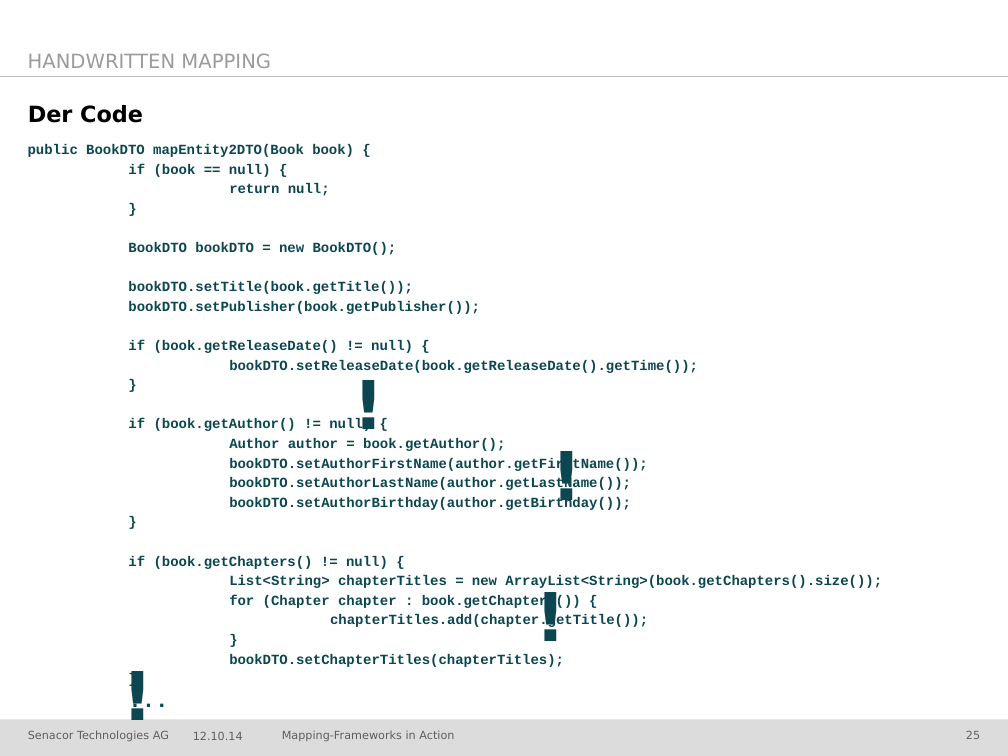
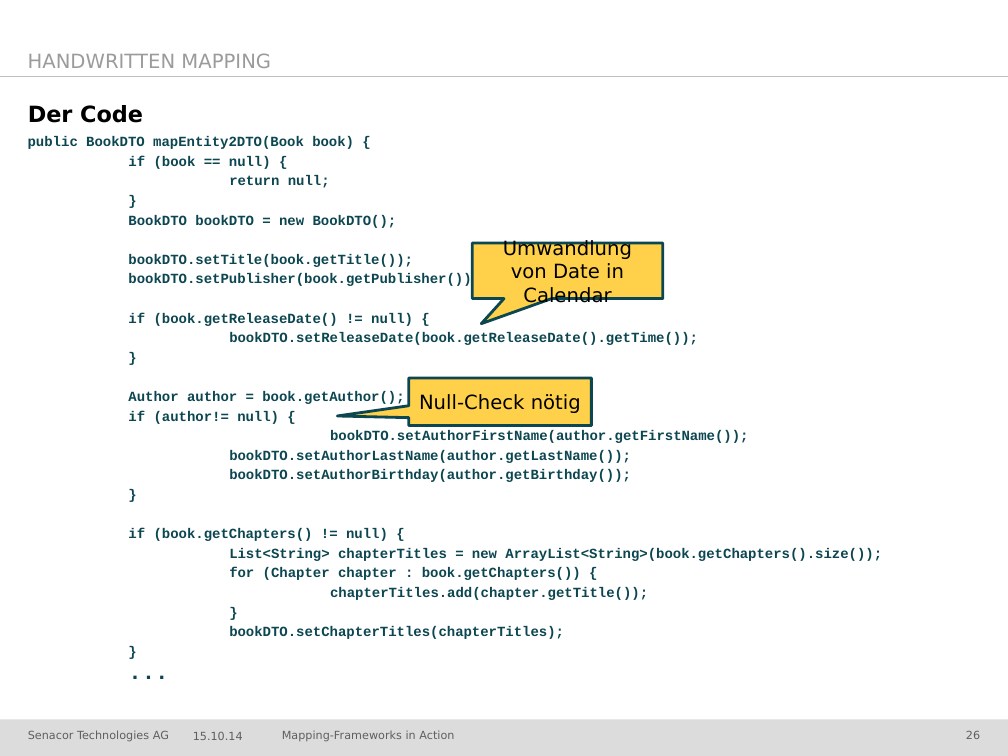
Before and after one commit to jschwalb/Mappings, a slide deck: slide 26 of presentation.pptx (slide 25 before the commit). Drawn at 1008x756 pixels with LibreOffice and Linux fonts; fonts in the diff are those of the drawing; background and template pictures are left out. Boxes give left, top, right and bottom in pixels: in the first picture for what was removed or moved away, otherwise in the second. Text is boxed around its words. In the diff, an @@ line names an element or a change of style, - is before the commit and + after.

```diff
--- a/presentation.pptx
+++ b/presentation.pptx
@@ text "public BookDTO mapEntity2DTO(Book book) {" moved from (x1=28, y1=144, x2=882, y2=667) to (x1=28, y1=136, x2=882, y2=639) @@
@@ speech box added at (x1=473, y1=243, x2=663, y2=298), fill #FFD049, outline #0C4650 2 pt, 14 pt, text #000000 @@
+Umwandlung von Date in Calendar
@@ text removed at (x1=353, y1=362, x2=448, y2=444) @@
-!
@@ speech box added at (x1=409, y1=378, x2=592, y2=425), fill #FFD049, outline #0C4650 2 pt, 14 pt, text #000000 @@
+Null-Check nötig
@@ text at (x1=128, y1=418, x2=371, y2=431): paragraph removed @@
-if (book.getAuthor() != null) {
@@ text at (x1=128, y1=410, x2=279, y2=424): paragraph added @@
+if (author!= null) {
@@ text removed at (x1=551, y1=433, x2=646, y2=515) @@
-!
@@ text removed at (x1=535, y1=575, x2=630, y2=656) @@
-!
@@ text removed at (x1=123, y1=654, x2=218, y2=736) @@
-!
@@ text at (x1=193, y1=732, x2=243, y2=740): text changed @@
-12.10.14
+15.10.14
@@ page number at (x1=966, y1=731, x2=980, y2=739): text changed @@
-25
+26
```
Also in this commit, not shown: 7 other slides changed, 3 slides added, 2 slides removed.
